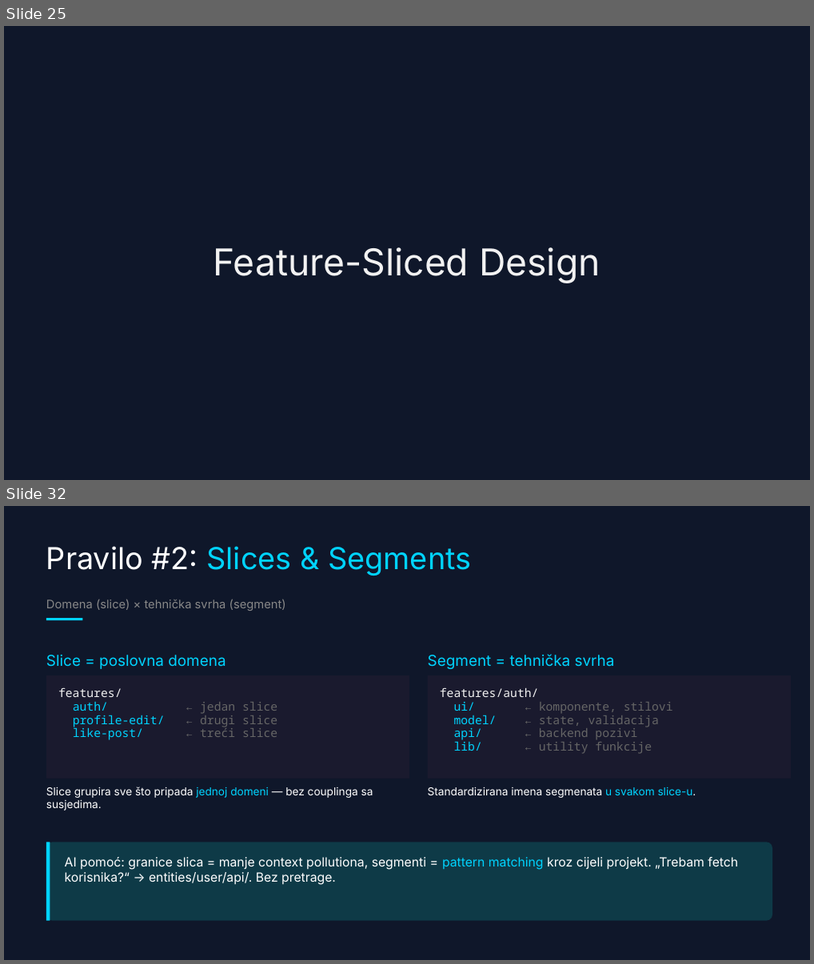
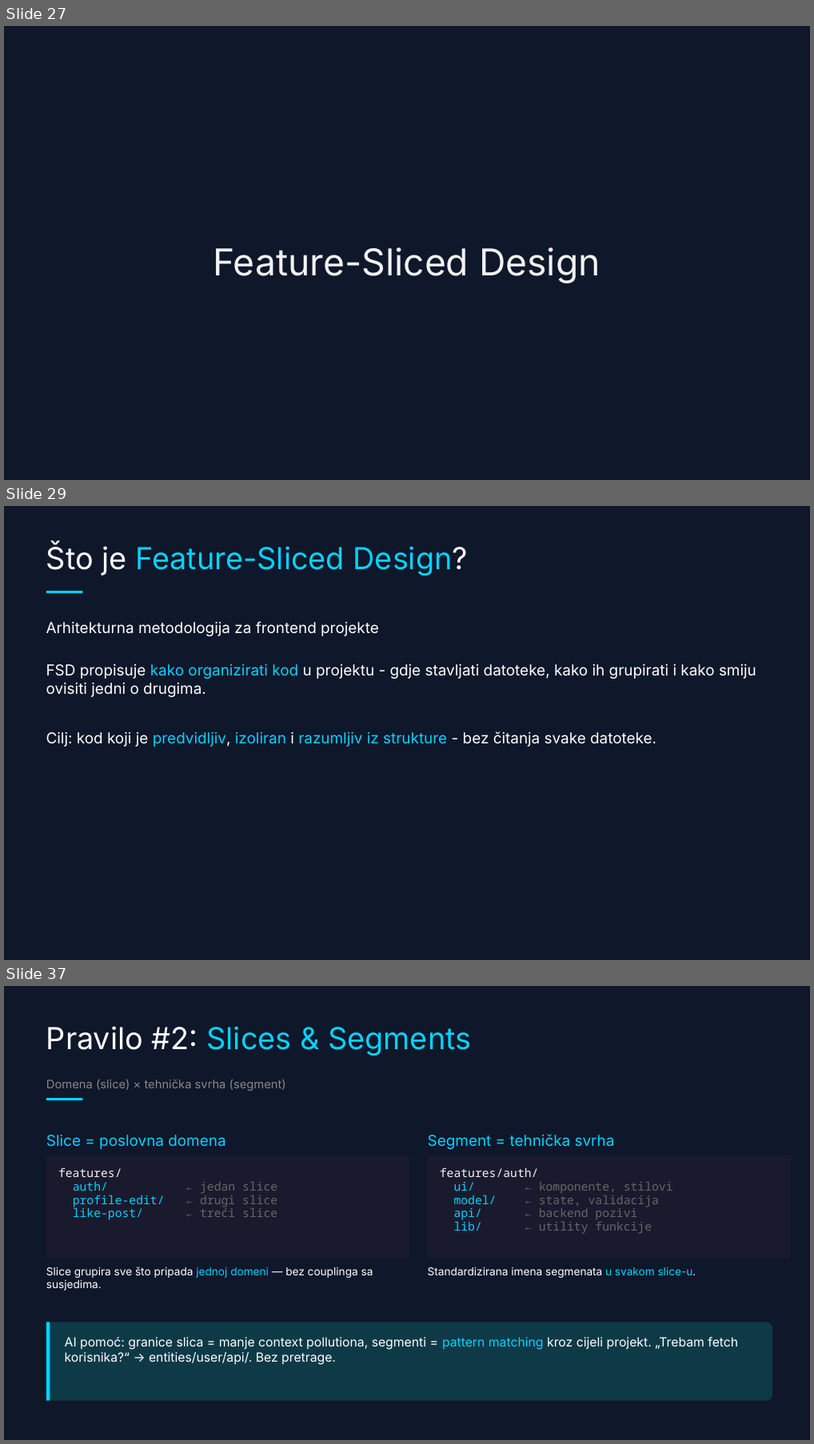
Before and after one commit to doksara/debug-presentation, a slide deck: frontend-arhitektura--dark-tech-with-fsd.pptx. Shown one above the other, each under a label of ours: slides 25 and 32 before the commit, slides 27, 29 and 37 after it; the slides between them are not shown. The pictures are 814x964 and 814x1444 pixels, drawn with LibreOffice and Linux fonts; fonts in the diff are those of the drawing. Boxes give left, top, right and bottom in pixels: in the first picture for what was removed or moved away, otherwise in the second. Text is boxed around its words. In the diff, an @@ line names an element or a change of style, - is before the commit and + after.

```diff
--- a/frontend-arhitektura--dark-tech-with-fsd.pptx
+++ b/frontend-arhitektura--dark-tech-with-fsd.pptx
@@ slide 29 added at [4,506,810,960], background #0F172A @@
@@ text added at [46,544,469,576], 36 pt, text #00D4FF @@
+Što je Feature-Sliced Design?
@@ rectangle added at [46,591,82,593], fill #00D4FF @@
@@ text added at [46,621,379,636], 18 pt, text #FFFFFF @@
+Arhitekturna metodologija za frontend projekte
@@ text added at [46,664,757,697], 18 pt, text #FFFFFF @@
+FSD propisuje kako organizirati kod u projektu - gdje stavljati datoteke, kako ih grupirati i kako smiju ovisiti jedni o drugima.
@@ text added at [46,732,657,747], 18 pt, text #FFFFFF @@
+Cilj: kod koji je predvidljiv, izoliran i razumljiv iz strukture - bez čitanja svake datoteke.
@@ what was slide 25 is now slide 27 @@
@@ what was slide 32 is now slide 37 @@
```
Also in this commit, not shown: 3 slides changed, 5 other slides added, 1 slide removed, 4 other files.
